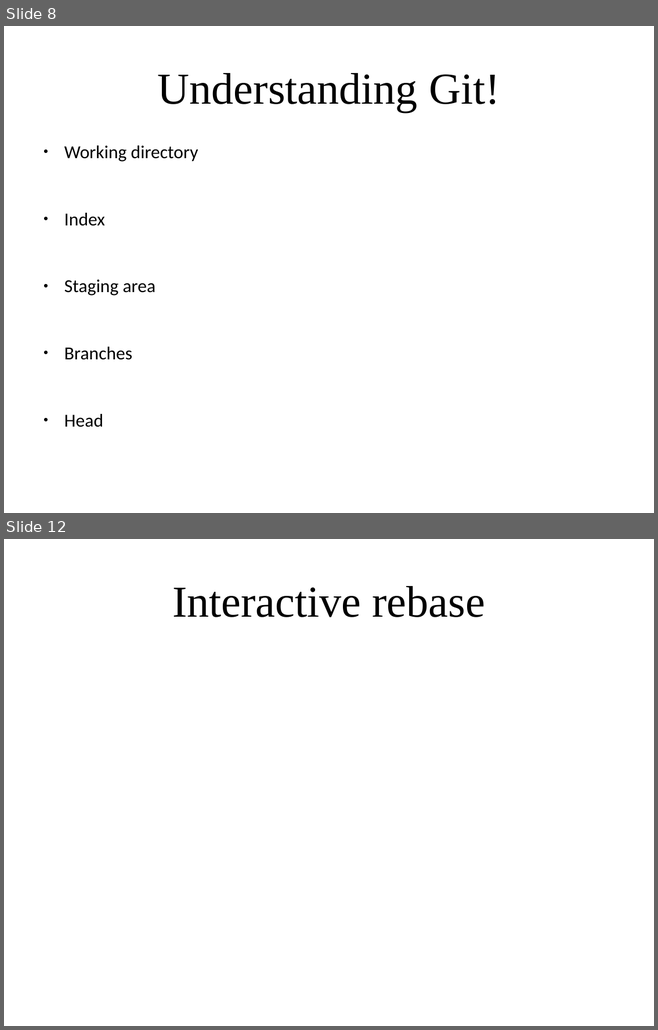
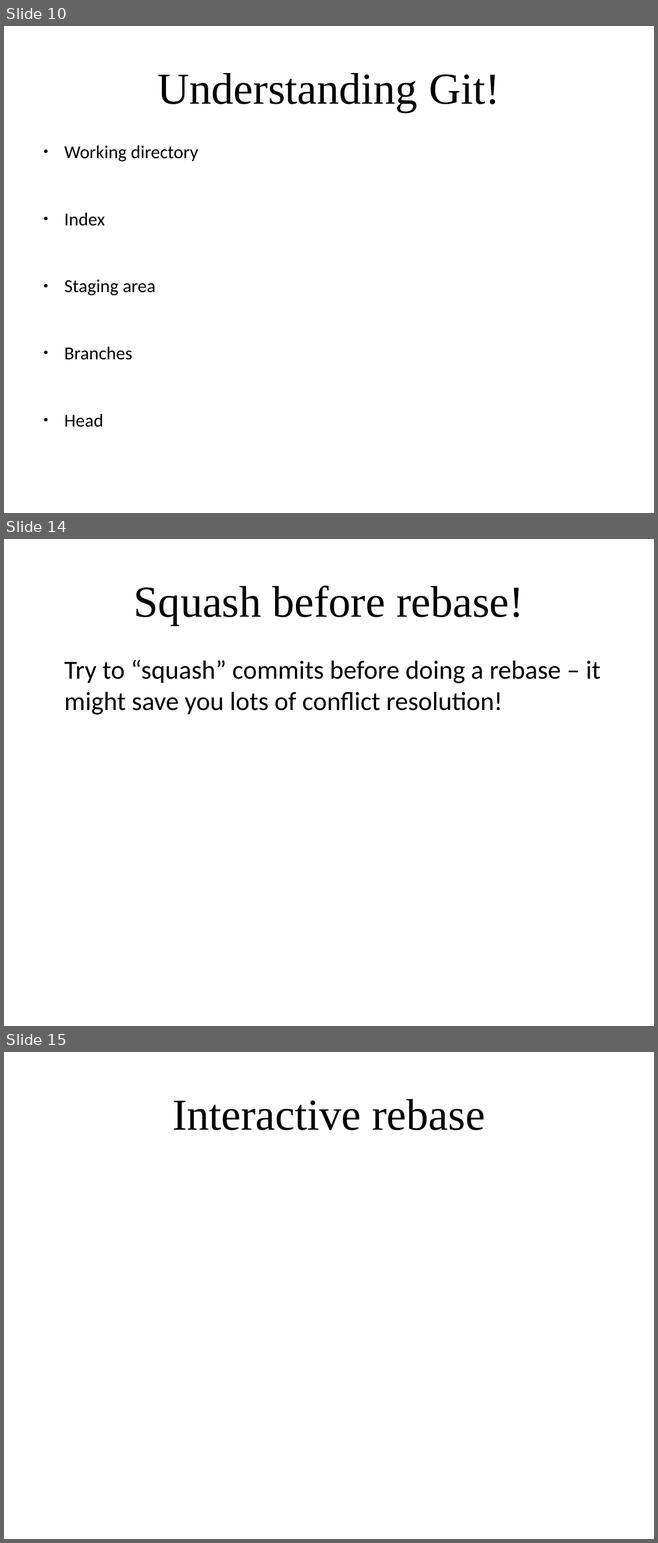
Before and after one commit to amueller/applied_ml_spring_2017, a slide deck: slides/aml-02-012317.odp. Shown one above the other, each under a label of ours: slides 8 and 12 before the commit, slides 10, 14 and 15 after it; the slides between them are not shown. The pictures are 658x1030 and 658x1543 pixels, drawn with LibreOffice and Linux fonts; fonts in the diff are those of the drawing. Boxes give left, top, right and bottom in pixels: in the first picture for what was removed or moved away, otherwise in the second. Text is boxed around its words. In the diff, an @@ line names an element or a change of style, - is before the commit and + after.

```diff
--- a/slides/aml-02-012317.odp
+++ b/slides/aml-02-012317.odp
@@ slide 14 added at (x1=4, y1=539, x2=654, y2=1026), background #FFFFFF @@
@@ title added at (x1=134, y1=585, x2=524, y2=625), 54 pt, text #000000 @@
+Squash before rebase!
@@ text added at (x1=64, y1=660, x2=600, y2=715), 32 pt, text #000000 @@
+Try to “squash” commits before doing a rebase – it might save you lots of conflict resolution!
@@ what was slide 8 is now slide 10 @@
@@ what was slide 12 is now slide 15 @@
```
Also in this commit, not shown: 4 slides changed, 4 other slides added, 1 slide removed.
